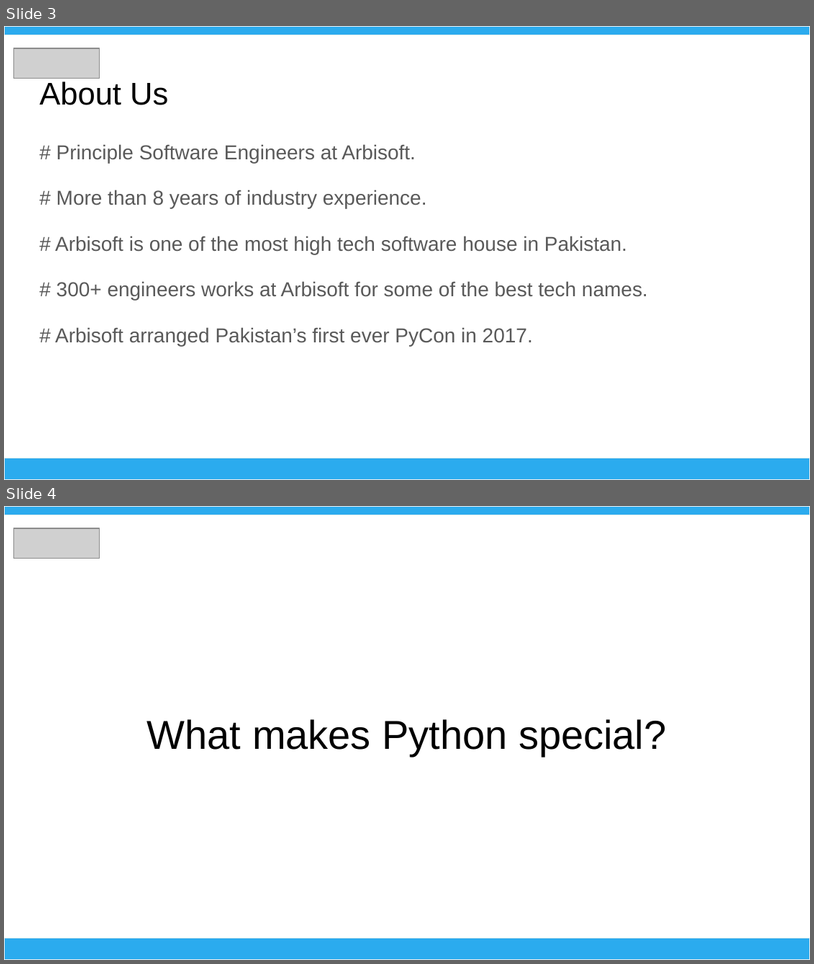
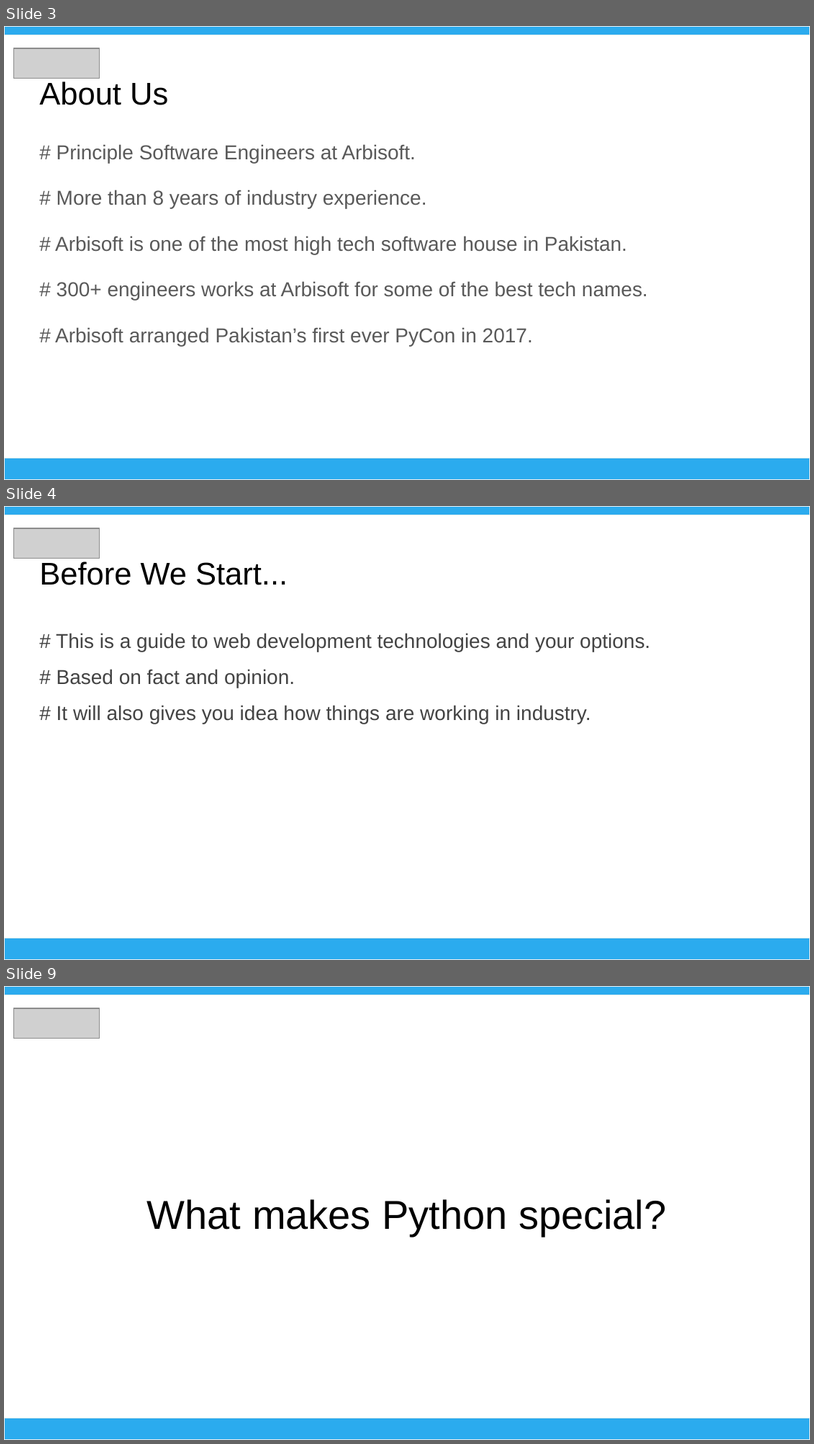
Before and after one commit to muzzammil-hussain/umt_workshop_1803, a slide deck: Advance_Web_Technologies.pptx. Shown one above the other, each under a label of ours: slides 3 and 4 before the commit, slides 3, 4 and 9 after it; the slides between them are not shown. The pictures are 814x964 and 814x1444 pixels, drawn with LibreOffice and Linux fonts; fonts in the diff are those of the drawing; grey boxes stand for pictures. Boxes give left, top, right and bottom in pixels: in the first picture for what was removed or moved away, otherwise in the second. Text is boxed around its words. In the diff, an @@ line names an element or a change of style, - is before the commit and + after.

```diff
--- a/Advance_Web_Technologies.pptx
+++ b/Advance_Web_Technologies.pptx
@@ slide 4 added at (x1=4, y1=506, x2=810, y2=960), background #FFFFFF @@
@@ rectangle added at (x1=4, y1=506, x2=810, y2=515), fill #2BABEE, outline #EFEFEF 0.75 pt @@
@@ picture added at (x1=13, y1=528, x2=99, y2=559) @@
@@ title added at (x1=39, y1=561, x2=288, y2=585), 28 pt, text #000000 @@
+Before We Start...
@@ text added at (x1=56, y1=633, x2=651, y2=724), 18 pt, text #434343 @@
+# This is a guide to web development technologies and your options.
+# Based on fact and opinion.
+# It will also gives you idea how things are working in industry.
@@ rectangle added at (x1=4, y1=937, x2=810, y2=959), fill #2BABEE, outline #EFEFEF 0.75 pt @@
@@ what was slide 4 is now slide 9 @@
```
Also in this commit, not shown: 13 other slides added.
